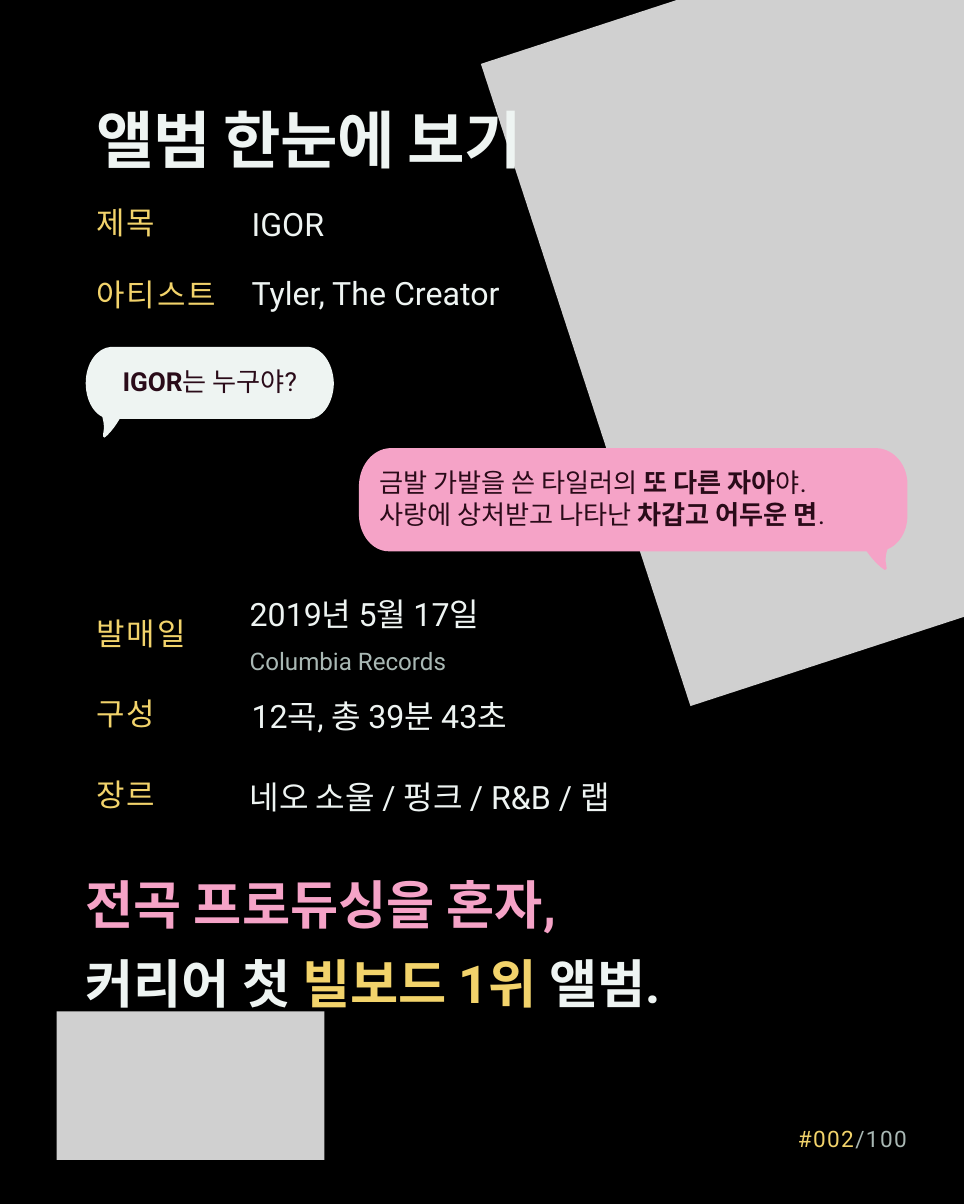
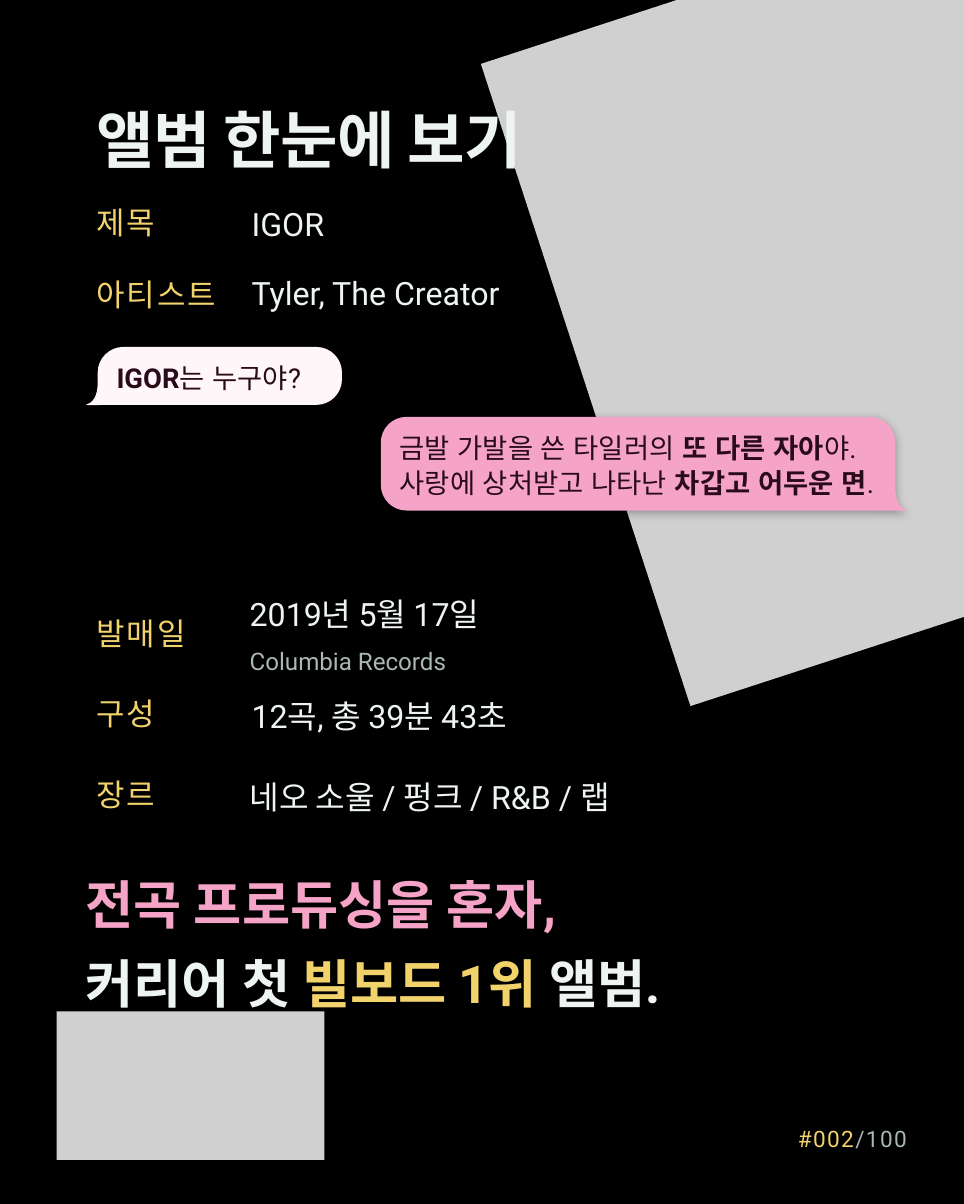
Before and after one commit to yeezyismygoat-pixel/ClaudeRep, a slide deck: slide 2 of IGOR_명반002_초안.pptx. Drawn at 964x1204 pixels with LibreOffice and Linux fonts; fonts in the diff are those of the drawing; grey boxes stand for pictures. Boxes give left, top, right and bottom in pixels: in the first picture for what was removed or moved away, otherwise in the second. Text is boxed around its words. In the diff, an @@ line names an element or a change of style, - is before the commit and + after.

```diff
--- a/IGOR_명반002_초안.pptx
+++ b/IGOR_명반002_초안.pptx
@@ freeform shape removed at bbox=[86, 347, 334, 438] @@
@@ freeform shape added at bbox=[86, 347, 342, 405], fill #FFF6FA, 23 pt, text #2A0B19 @@
+IGOR는 누구야?
@@ text removed at bbox=[123, 369, 298, 393] @@
-IGOR는 누구야?
@@ freeform shape added at bbox=[380, 417, 907, 511], fill #F5A3C7, 23 pt, text #2A0B19 @@
+금발 가발을 쓴 타일러의 또 다른 자아야.
+사랑에 상처받고 나타난 차갑고 어두운 면.
@@ freeform shape removed at bbox=[359, 448, 907, 570] @@
@@ text removed at bbox=[380, 470, 825, 527] @@
-금발 가발을 쓴 타일러의 또 다른 자아야.
-사랑에 상처받고 나타난 차갑고 어두운 면.
```
Also in this commit, not shown: 6 other slides changed, 1 other file.
